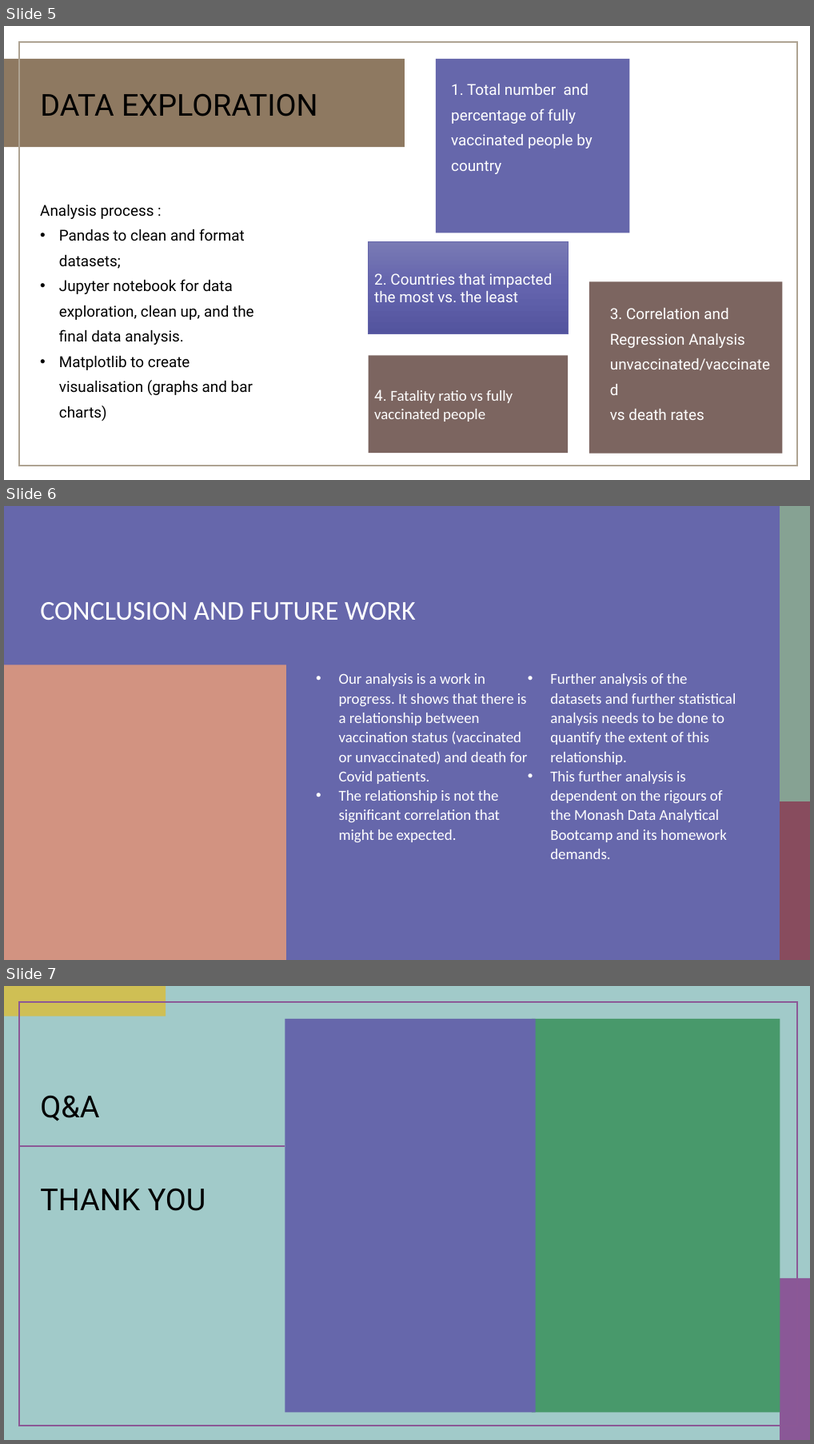
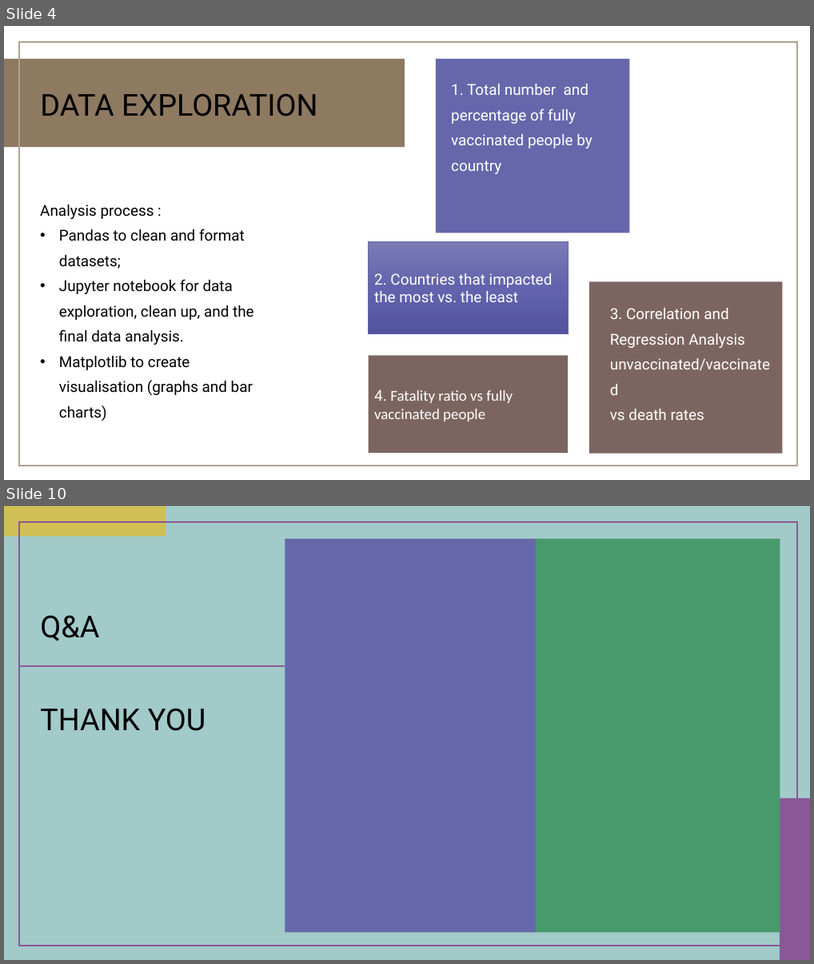
Before and after one commit to MikeMurf/project_1, a slide deck: 07-project-1-challenge/Presentation Slides/project 1.pptx. Shown one above the other, each under a label of ours: slides 5, 6 and 7 before the commit, slides 4 and 10 after it; the slides between them are not shown. The pictures are 814x1444 and 814x964 pixels, drawn with LibreOffice and Linux fonts; fonts in the diff are those of the drawing. Boxes give left, top, right and bottom in pixels: in the first picture for what was removed or moved away, otherwise in the second. Text is boxed around its words. In the diff, an @@ line names an element or a change of style, - is before the commit and + after.

```diff
--- a/07-project-1-challenge/Presentation Slides/project 1.pptx
+++ b/07-project-1-challenge/Presentation Slides/project 1.pptx
@@ slide 6 removed at (4,506,810,960), background #6667AB @@
@@ rectangle removed at (780,506,810,801) @@
@@ title removed at (40,602,416,620) @@
-CONCLUSION AND FUTURE WORK
@@ rectangle removed at (4,664,286,960) @@
@@ text removed at (339,673,737,859) @@
-• Our analysis is a work in progress. It shows that there is a relationship between vaccination status (vaccinated or unvaccinated) and death for Covid patients.
-• The relationship is not the significant correlation that might be expected.
-• Further analysis of the datasets and further statistical analysis needs to be done to quantify the extent of this relationship.
-• This further analysis is dependent on the rigours of the Monash Data Analytical Bootcamp and its homework demands.
@@ rectangle removed at (780,800,810,960) @@
@@ what was slide 5 is now slide 4 @@
@@ what was slide 7 is now slide 10 @@
```
Also in this commit, not shown: 1 slide changed, 5 slides added, 1 other slide removed.
